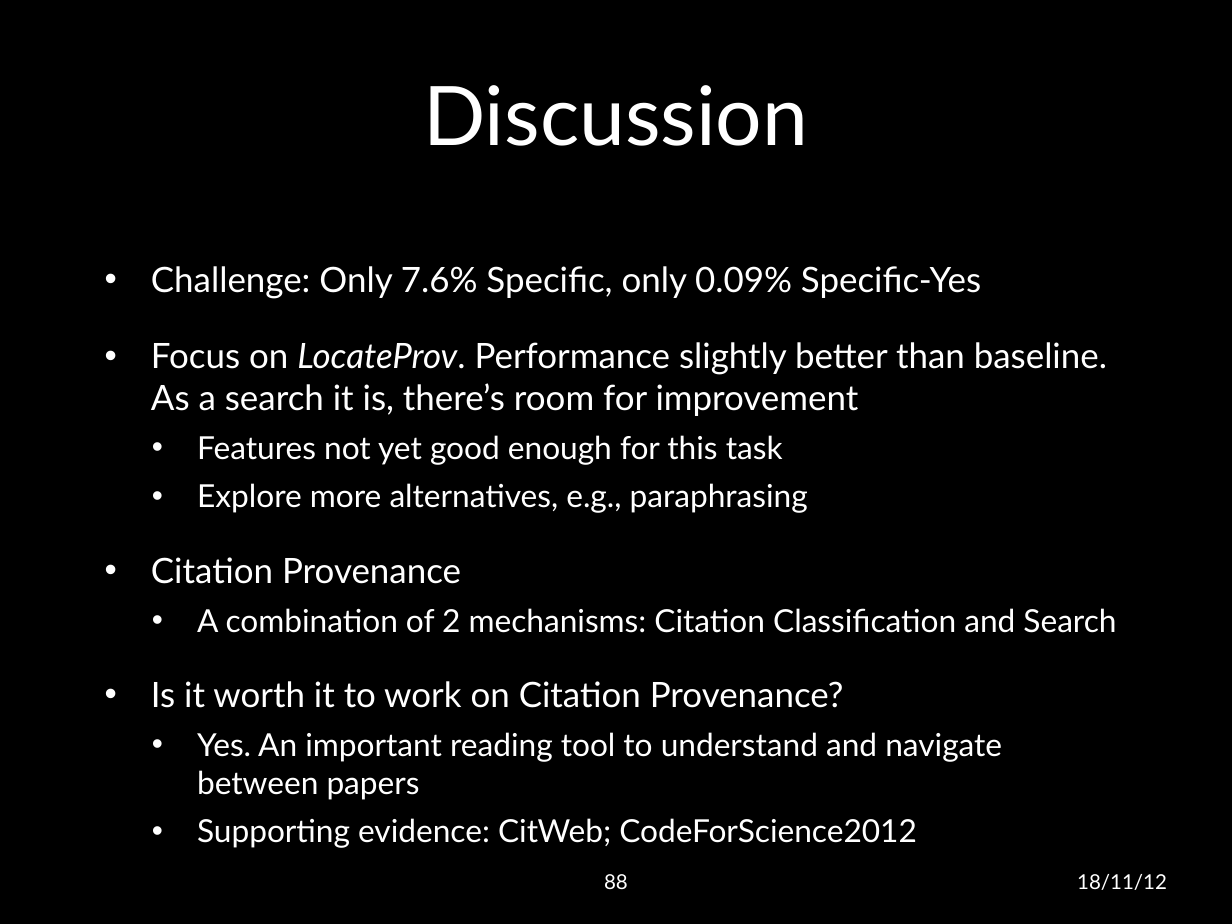
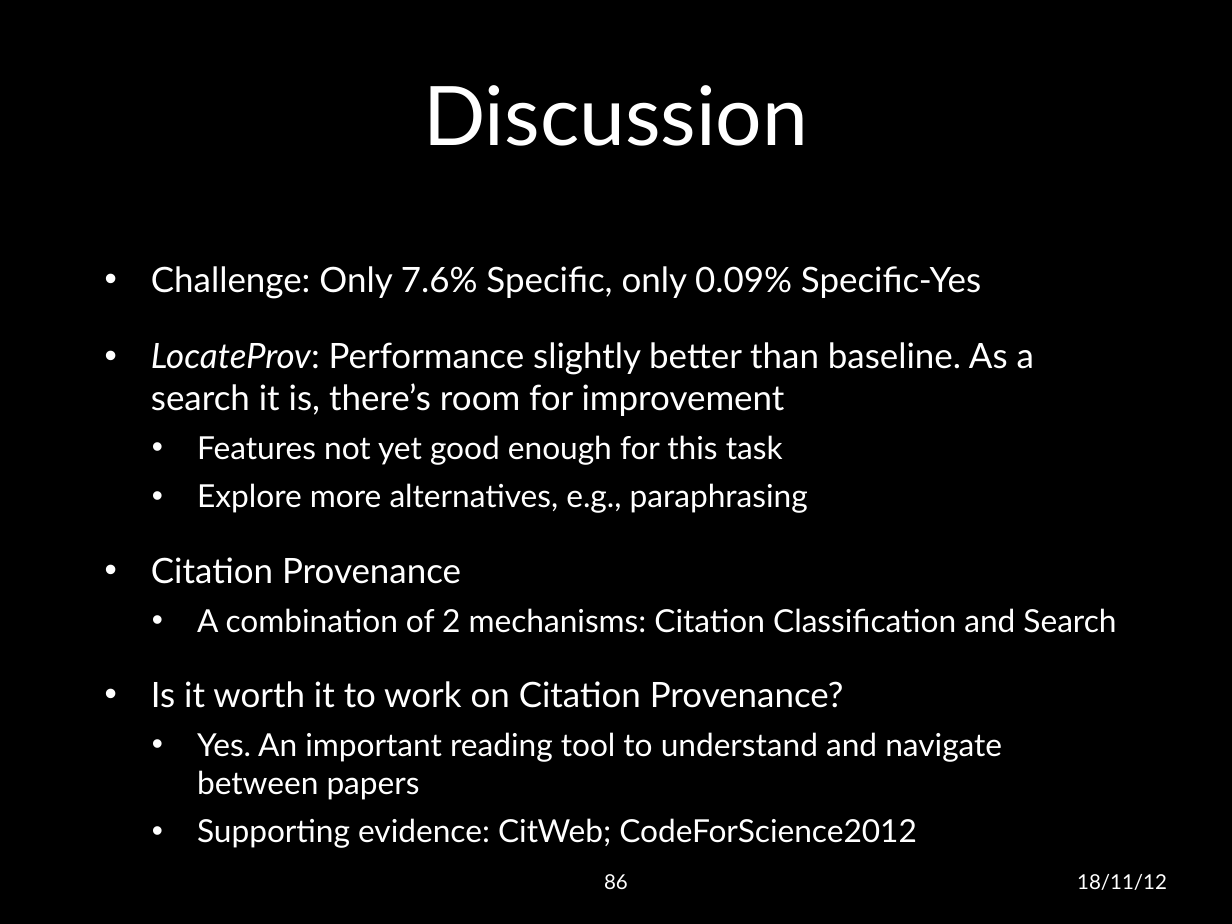
Before and after one commit to lwheng/fyp, a slide deck: slide 86 of presentation/final presentation.pptx (slide 88 before the commit). Drawn at 1232x924 pixels with LibreOffice and Linux fonts; fonts in the diff are those of the drawing; background and template pictures are left out. Boxes give left, top, right and bottom in pixels: in the first picture for what was removed or moved away, otherwise in the second. Text is boxed around its words. In the diff, an @@ line names an element or a change of style, - is before the commit and + after.

```diff
--- a/presentation/final presentation.pptx
+++ b/presentation/final presentation.pptx
@@ text at <box>151,342,1034,416</box>: text changed @@
-• Focus on LocateProv. Performance slightly better than baseline. As a search it is, there’s room for improvement
+• LocateProv: Performance slightly better than baseline. As a search it is, there’s room for improvement
@@ page number at <box>604,874,628,889</box>: text changed @@
-88
+86
```
Also in this commit, not shown: 11 other slides changed, 2 slides removed.
